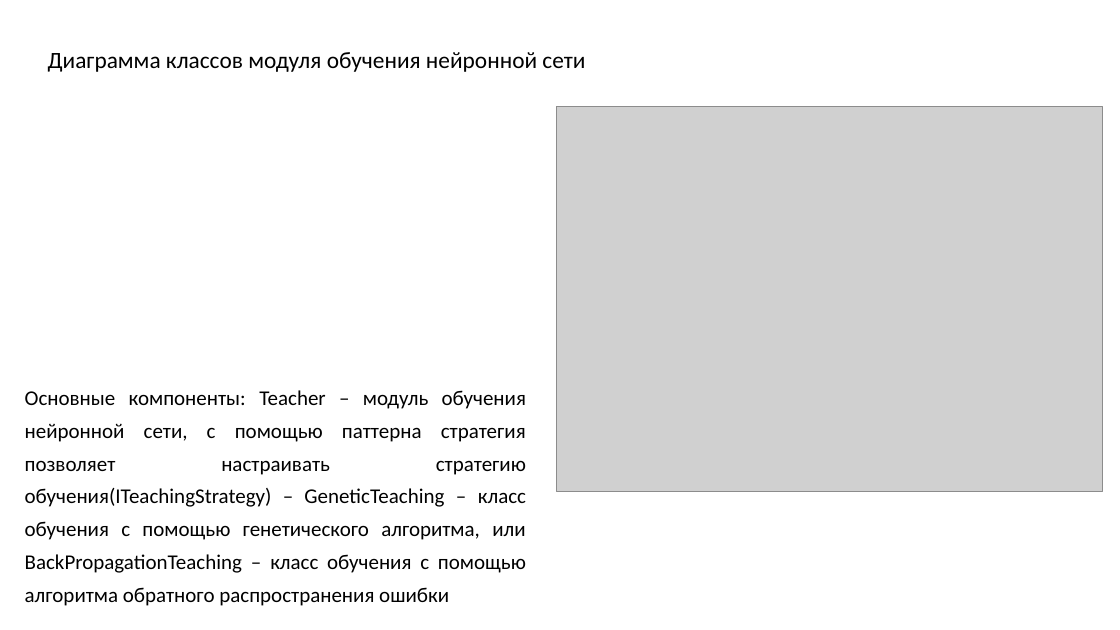
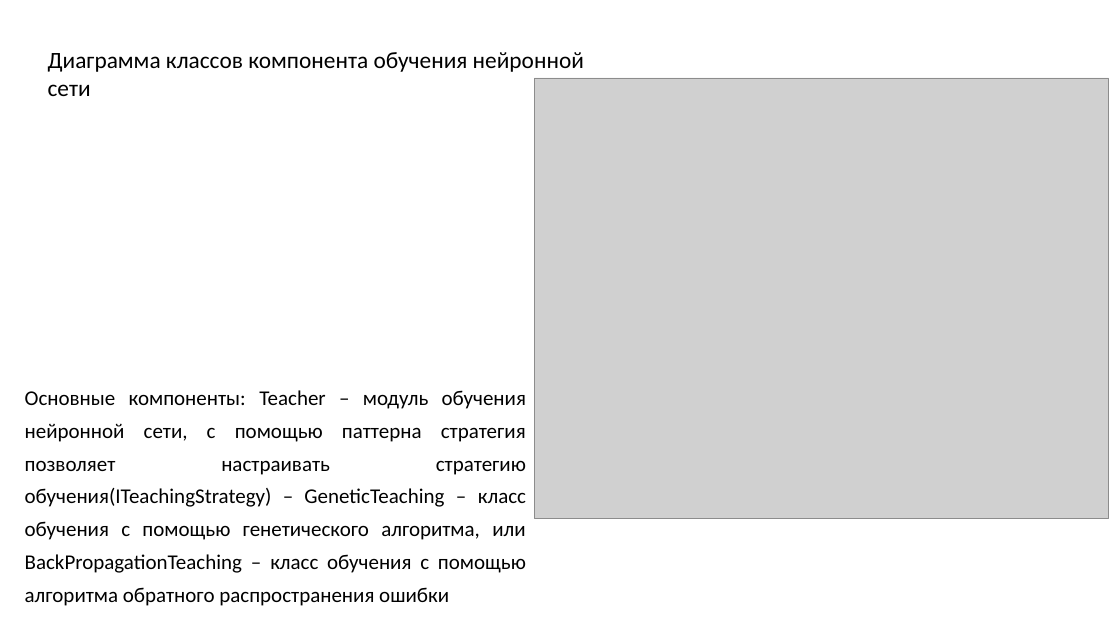
Before and after one commit to sevoster/hybrid-decision-making-system, a slide deck: slide 25 of docs/Синтетическая Презентация.pptx (slide 22 before the commit). Drawn at 1120x630 pixels with LibreOffice and Linux fonts; fonts in the diff are those of the drawing; grey boxes stand for pictures. Boxes give left, top, right and bottom in pixels: in the first picture for what was removed or moved away, otherwise in the second. Text is boxed around its words. In the diff, an @@ line names an element or a change of style, - is before the commit and + after.

```diff
--- a/docs/Синтетическая Презентация.pptx
+++ b/docs/Синтетическая Презентация.pptx
@@ text at (48, 52, 584, 96): text changed @@
-Диаграмма классов модуля обучения нейронной сети
+Диаграмма классов компонента обучения нейронной сети
@@ picture: place and size @@
-picture at (557, 106, 1103, 492)
+picture at (534, 78, 1109, 518)
```
Also in this commit, not shown: 14 other slides changed, 9 slides added, 6 slides removed, 8 other files.
